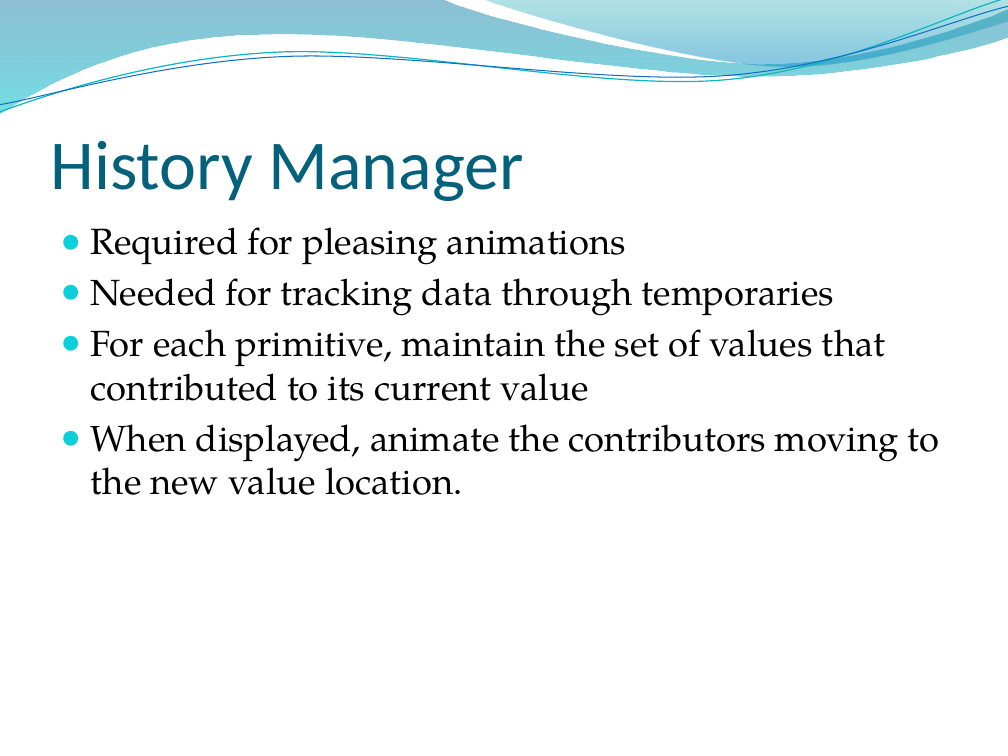
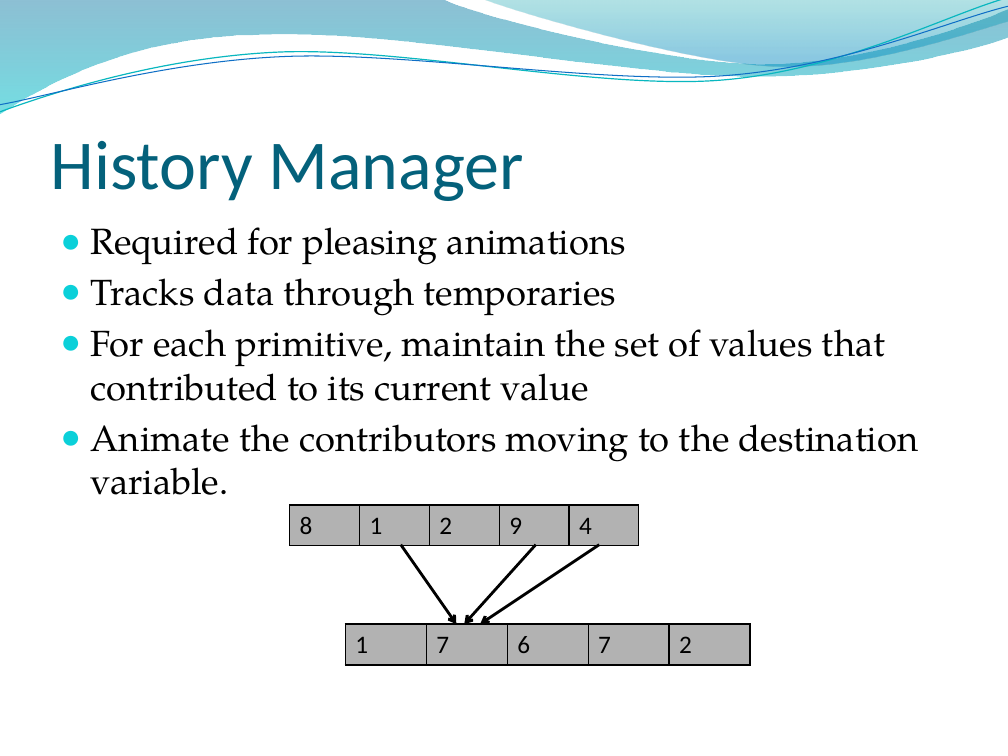
Before and after one commit to Seltzer/Algovis---Algorithm-Visualisation, a slide deck: slide 12 of docs/conference presentation - the real thing.pptx (slide 10 before the commit). Drawn at 1008x756 pixels with LibreOffice and Linux fonts; fonts in the diff are those of the drawing; background and template pictures are left out. Boxes give left, top, right and bottom in pixels: in the first picture for what was removed or moved away, otherwise in the second. Text is boxed around its words. In the diff, an @@ line names an element or a change of style, - is before the commit and + after.

Commit message:
Updates to the presentation.

```diff
--- a/docs/conference presentation - the real thing.pptx
+++ b/docs/conference presentation - the real thing.pptx
@@ text at [91,278,616,316]: text changed @@
-● Needed for tracking data through temporaries
+● Tracks data through temporaries
@@ text at [91,424,919,495]: text changed @@
-● When displayed, animate the contributors moving to the new value location.
+● Animate the contributors moving to the destination variable.
@@ table added at [289,505,637,546], 1 rows, 5 columns @@
+8 | 1 | 2 | 9 | 4
@@ arrow added from (401, 544) to (457, 624), #000000 2 pt @@
@@ arrow added from (535, 544) to (465, 624), #000000 2 pt @@
@@ arrow added from (599, 544) to (480, 624), #000000 2 pt @@
@@ table added at [346,624,749,664], 1 rows, 5 columns @@
+1 | 7 | 6 | 7 | 2
```
Also in this commit, not shown: 6 other slides changed, 4 slides added, 1 slide removed.
